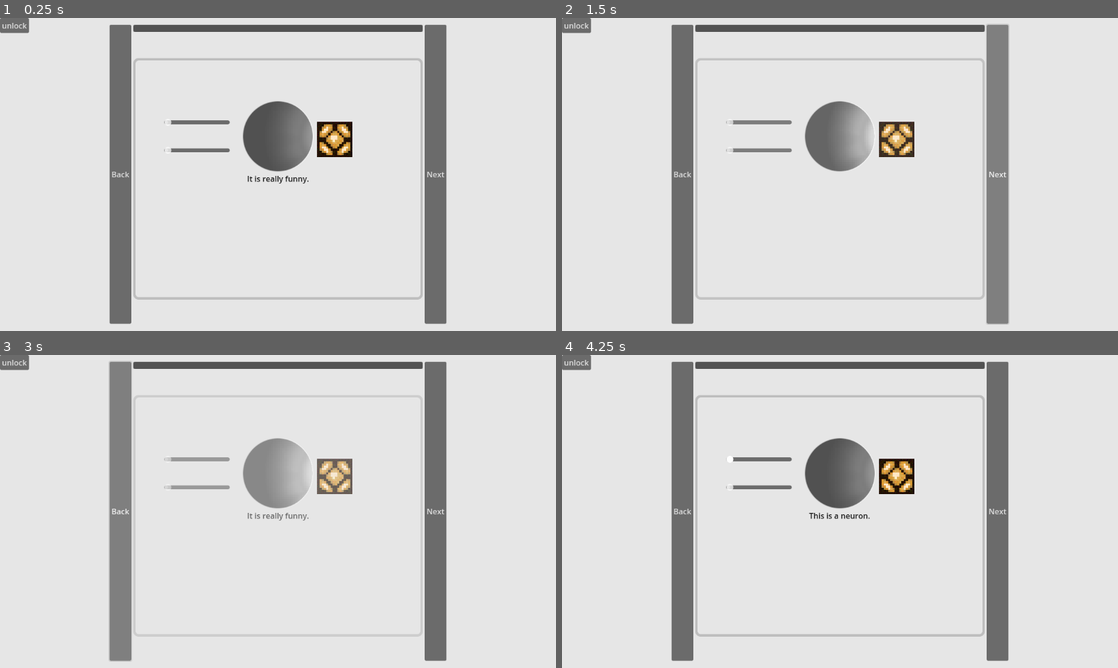
Above: before the commit, frames 1-4 (two rows, left to right).
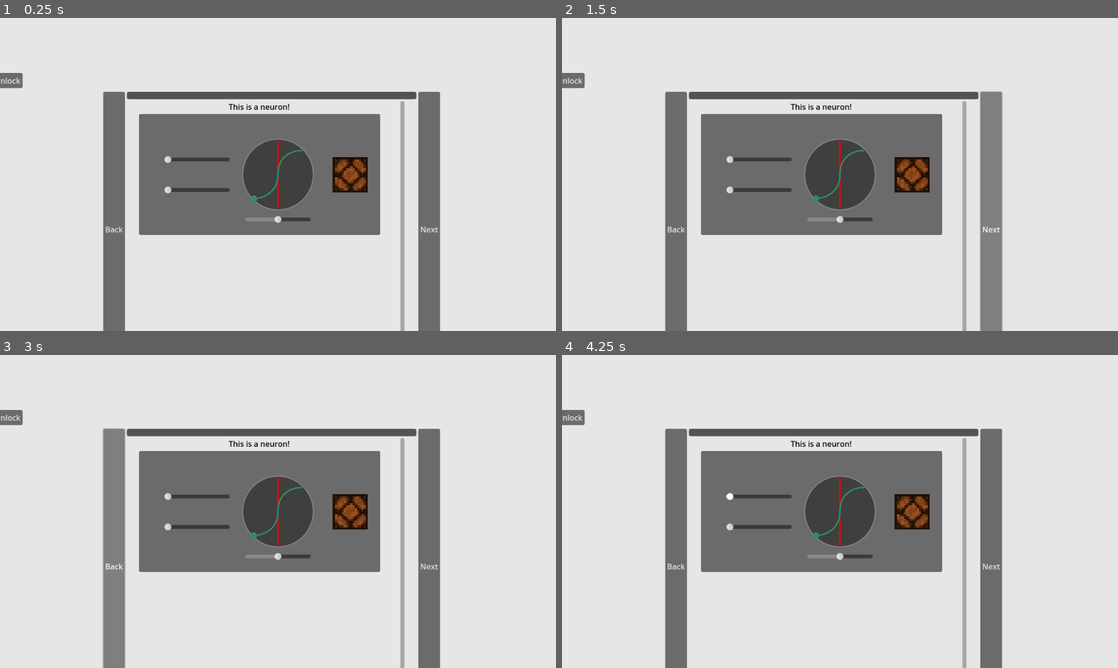
Above: after the commit, the same moments.

Repository: Iemontine/gamification-project
Game: Godot game, scene res://ui.tscn
The game is run twice, just before and just after one commit, with the same random seed, the same clock (stepped at 60 frames per second) and the same inputs.
Inputs (mouse positions are in pixels of both pictures, inside the frame that each line leads up to):
- Up to frame 1 (0.25 s): no input
- Up to frame 2 (1.5 s): click "Next" at 0.5 s; click "Next" at 1.25 s
- Up to frame 3 (3 s): click "unlock" at 2 s; click "Back" at 2.75 s
- Up to frame 4 (4.25 s): move the mouse to (962, 495) at 3.52 s; hold Right (ui_right) from 3.53 s (still down); hold Up (ui_up) from 3.53 s (still down); click (962, 495) at 3.67 s

The runs differ from the first frame. In frame 1, 26% of the frame differs, in the area x 0-81%, y 0-100%; in frame 2, 26%; in frame 3, 27%; in frame 4, 26%.

Commit message:
artificial neuron simulator development

Diff:
--- /dev/null
+++ b/neuron.gd
@@ -0,0 +1,43 @@
+extends Node2D
+
+var threshold: float = 1.0
+
+@onready var slider1: HSlider = $Slider1
+@onready var slider2: HSlider = $Slider2
+@onready var threshold_slider: HSlider = $ThresholdSlider
+@onready var threshold_line: Line2D = $ActivationFunction/Threshold
+@onready var lamp: Sprite2D = $Lamp
+@onready var activation_function: Path2D = $ActivationFunction
+@onready var path: Path2D = $ActivationFunction
+
+func _ready() -> void:
+	# Set up threshold slider range (max is 2.0 since both sliders can be 1.0)
+	threshold_slider.max_value = 2.0
+	threshold_slider.value = 1.0  # 50% of max
+	update_threshold_line()
+
+func _on_slider_changed(_value: float) -> void:
+	threshold = threshold_slider.value
+	var weighted_sum = calculate_weighted_sum()
+	update_neuron_state(weighted_sum)
+	update_graph_position(weighted_sum)
+	update_threshold_line()
+
+func calculate_weighted_sum() -> float:
+	return (slider1.value) + (slider2.value)
+
+func update_neuron_state(sum: float) -> void:
+	if sum >= threshold:  # Will activate when sum is 1.0 or greater (50% or more of max 2.0)
+		lamp.turn_on()
+	else:
+		lamp.turn_off()
+
+func update_graph_position(sum: float) -> void:
+	var progress = clamp(sum / 2.0, 0.0, 1.0)  # Changed to divide by 2.0 instead of THRESHOLD
+	var point_position = path.curve.sample_baked(progress * path.curve.get_baked_length())
+	$ActivationFunction/GraphPos.position = point_position
+
+func update_threshold_line() -> void:
+	var progress = clamp(threshold / 2.0, 0.0, 1.0)
+	var point = activation_function.curve.sample_baked(progress * activation_function.curve.get_baked_length())
+	threshold_line.position.x = point.x
--- a/neuron.tscn
+++ /dev/null
@@ -1,58 +0,0 @@
-[gd_scene load_steps=8 format=3 uid="uid://d2rto2wwl4q0"]
-
-[ext_resource type="Texture2D" uid="uid://bbrdr75s48geo" path="res://pixellight.png" id="1_mms1l"]
-[ext_resource type="Texture2D" uid="uid://ba3thwwlffu50" path="res://lampon.png" id="1_pliy4"]
-[ext_resource type="Script" uid="uid://bjxbv8yqv7a18" path="res://lamp.gd" id="2_j2aws"]
-
-[sub_resource type="Gradient" id="Gradient_hrwgj"]
-offsets = PackedFloat32Array(0.959432, 1)
-colors = PackedColorArray(0.31802, 0.31802, 0.31802, 1, 1, 1, 1, 0)
-
-[sub_resource type="GradientTexture2D" id="GradientTexture2D_mms1l"]
-gradient = SubResource("Gradient_hrwgj")
-width = 150
-height = 150
-fill = 1
-fill_from = Vector2(0.5, 0.5)
-fill_to = Vector2(0.9, 0.2)
-
-[sub_resource type="CanvasItemMaterial" id="CanvasItemMaterial_j2aws"]
-light_mode = 1
-
-[sub_resource type="Curve2D" id="Curve2D_j2aws"]
-_data = {
-"points": PackedVector2Array(0, 0, 0, 0, 50, -50, 2.91911, -52.8432, -2.91911, 52.8432, 0, -1, 0, 0, 0, 0, -55, 50)
-}
-point_count = 3
-
-[node name="Neuron" type="Node2D"]
-
-[node name="HSlider" type="HSlider" parent="."]
-offset_left = -236.0
-offset_top = -48.0
-offset_right = -100.0
-offset_bottom = -10.0
-
-[node name="HSlider2" type="HSlider" parent="."]
-offset_left = -236.0
-offset_top = 10.0
-offset_right = -100.0
-offset_bottom = 48.0
-
-[node name="Sprite2D" type="Sprite2D" parent="."]
-texture = SubResource("GradientTexture2D_mms1l")
-
-[node name="Lamp" type="Sprite2D" parent="."]
-material = SubResource("CanvasItemMaterial_j2aws")
-position = Vector2(118, 7)
-scale = Vector2(0.0608333, 0.0608333)
-texture = ExtResource("1_pliy4")
-script = ExtResource("2_j2aws")
-
-[node name="Light" type="PointLight2D" parent="Lamp"]
-position = Vector2(0, -65.7534)
-scale = Vector2(4.68493, 4.68493)
-texture = ExtResource("1_mms1l")
-
-[node name="Path2D" type="Path2D" parent="."]
-curve = SubResource("Curve2D_j2aws")
--- /dev/null
+++ b/neuron_slider.tscn
@@ -0,0 +1,122 @@
+[gd_scene load_steps=12 format=3 uid="uid://d2rto2wwl4q0"]
+
+[ext_resource type="Script" uid="uid://bhcutbc8g8em" path="res://neuron.gd" id="1_hmcdc"]
+[ext_resource type="Texture2D" uid="uid://ba3thwwlffu50" path="res://lampon.png" id="2_qagqb"]
+[ext_resource type="Script" path="res://lamp.gd" id="3_ril1o"]
+[ext_resource type="Texture2D" uid="uid://bbrdr75s48geo" path="res://pixellight.png" id="4_j2ct8"]
+
+[sub_resource type="Gradient" id="Gradient_hrwgj"]
+offsets = PackedFloat32Array(0.959432, 1)
+colors = PackedColorArray(0.248401, 0.2484, 0.2484, 1, 1, 1, 1, 0)
+
+[sub_resource type="GradientTexture2D" id="GradientTexture2D_mms1l"]
+gradient = SubResource("Gradient_hrwgj")
+width = 150
+height = 150
+fill = 1
+fill_from = Vector2(0.5, 0.5)
+fill_to = Vector2(0.9, 0.2)
+
+[sub_resource type="CanvasItemMaterial" id="CanvasItemMaterial_j2aws"]
+light_mode = 1
+
+[sub_resource type="Curve2D" id="Curve2D_j2aws"]
+_data = {
+"points": PackedVector2Array(0, 0, 0, 0, -50, 50, 0, 50, 0, -50, 0, -1, 0, 0, 0, 0, 50, -50)
+}
+point_count = 3
+
+[sub_resource type="GDScript" id="GDScript_hmcdc"]
+script/source = "@tool
+
+
+extends Path2D
+
+
+@onready var line_2d: Line2D = $Line2D
+
+
+func _ready() -> void:
+	if line_2d:
+		var points = curve.get_baked_points()
+		line_2d.points = points
+"
+
+[sub_resource type="Gradient" id="Gradient_hmcdc"]
+offsets = PackedFloat32Array(0.959432, 1)
+colors = PackedColorArray(0.188235, 0.54902, 0.427451, 1, 1, 1, 1, 0)
+
+[sub_resource type="GradientTexture2D" id="GradientTexture2D_qagqb"]
+gradient = SubResource("Gradient_hmcdc")
+width = 70
+height = 70
+fill = 1
+fill_from = Vector2(0.5, 0.5)
+fill_to = Vector2(0.9, 0.2)
+
+[node name="NeuronSlider" type="Node2D"]
+script = ExtResource("1_hmcdc")
+
+[node name="Slider1" type="HSlider" parent="."]
+offset_left = -236.0
+offset_top = -50.0
+offset_right = -100.0
+offset_bottom = -12.0
+max_value = 1.0
+step = 0.05
+
+[node name="Slider2" type="HSlider" parent="."]
+offset_left = -236.0
+offset_top = 13.0
+offset_right = -100.0
+offset_bottom = 51.0
+max_value = 1.0
+step = 0.05
+
+[node name="Neuron" type="Sprite2D" parent="."]
+texture = SubResource("GradientTexture2D_mms1l")
+
+[node name="Lamp" type="Sprite2D" parent="."]
+material = SubResource("CanvasItemMaterial_j2aws")
+position = Vector2(150, 1)
+scale = Vector2(0.0608333, 0.0608333)
+texture = ExtResource("2_qagqb")
+script = ExtResource("3_ril1o")
+
+[node name="Light" type="PointLight2D" parent="Lamp"]
+position = Vector2(0, -65.7534)
+scale = Vector2(4.68493, 4.68493)
+texture = ExtResource("4_j2ct8")
+
+[node name="ThresholdSlider" type="HSlider" parent="."]
+offset_left = -68.0
+offset_top = 74.0
+offset_right = 68.0
+offset_bottom = 112.0
+max_value = 1.0
+step = 0.05
+value = 0.5
+
+[node name="ActivationFunction" type="Path2D" parent="."]
+curve = SubResource("Curve2D_j2aws")
+script = SubResource("GDScript_hmcdc")
+
+[node name="GraphPos" type="Sprite2D" parent="ActivationFunction"]
+scale = Vector2(0.2, 0.2)
+texture = SubResource("GradientTexture2D_qagqb")
+
+[node name="Threshold" type="Line2D" parent="ActivationFunction"]
+points = PackedVector2Array(0, 70, 0, -70)
+width = 3.025
+default_color = Color(1, 0, 0, 1)
+
+[node name="Line2D" type="Line2D" parent="ActivationFunction"]
+points = PackedVector2Array(-50, 50, -47.8516, 49.8594, -45.3857, 49.5781, -42.1875, 49.0625, -38.4033, 48.2422, -34.1797, 47.0469, -29.6631, 45.4063, -27.3407, 44.397, -25, 43.25, -22.6593, 41.9565, -20.3369, 40.5078, -18.0511, 38.895, -15.8203, 37.1094, -13.6627, 35.1421, -11.5967, 32.9844, -9.6405, 30.6274, -7.8125, 28.0625, -6.13098, 25.2808, -4.61426, 22.2734, -3.28064, 19.0317, -2.14844, 15.5469, -1.23596, 11.8101, -0.561523, 7.8125, -0.143433, 3.54541, 0, -1, 0.143433, -5.53967, 0.561523, -9.79004, 1.23596, -13.7606, 2.14844, -17.4609, 3.28064, -20.9005, 4.61426, -24.0889, 6.13098, -27.0355, 7.8125, -29.75, 9.6405, -32.2418, 11.5967, -34.5205, 13.6627, -36.5956, 15.8203, -38.4766, 18.0511, -40.173, 20.3369, -41.6943, 22.6593, -43.0502, 25, -44.25, 27.3407, -45.3033, 29.6631, -46.2197, 34.1797, -47.6797, 38.4033, -48.7061, 42.1875, -49.375, 45.3857, -49.7627, 47.8516, -49.9453, 50, -50)
+width = 3.0
+default_color = Color(0.188235, 0.54902, 0.427451, 1)
+
+[node name="Camera2D" type="Camera2D" parent="."]
+
+[connection signal="value_changed" from="Slider1" to="." method="_on_slider_changed"]
+[connection signal="value_changed" from="Slider2" to="." method="_on_slider_changed"]
+[connection signal="value_changed" from="ThresholdSlider" to="." method="_on_slider_changed"]
--- a/scripts/ui.gd
+++ b/scripts/ui.gd
@@ -15,7 +15,7 @@
 var is_animating = false
 
 
-@onready var container = $MarginContainer/CenterContainer/GridContainer/VBoxContainer/CenterContainer
+@onready var container = $MarginContainer/CenterContainer/GridContainer/VBoxContainer/AspectRatioContainer
 @onready var progress_bar = $MarginContainer/CenterContainer/GridContainer/VBoxContainer/ProgressBar
 @onready var back_button: Button = $MarginContainer/CenterContainer/GridContainer/BackButton
 @onready var next_button: Button = $MarginContainer/CenterContainer/GridContainer/NextButton
@@ -46,10 +46,10 @@
 	if is_animating:
 		return
 
-	if event.is_action_pressed("ui_down") or (event is InputEventMouseButton and event.button_index == MOUSE_BUTTON_WHEEL_DOWN):
-		navigate(1)
-	elif event.is_action_pressed("ui_up") or (event is InputEventMouseButton and event.button_index == MOUSE_BUTTON_WHEEL_UP):
-		navigate(-1)
+	# if event.is_action_pressed("ui_down") or (event is InputEventMouseButton and event.button_index == MOUSE_BUTTON_WHEEL_DOWN):
+	# 	navigate(1)
+	# elif event.is_action_pressed("ui_up") or (event is InputEventMouseButton and event.button_index == MOUSE_BUTTON_WHEEL_UP):
+	# 	navigate(-1)
 
 
 func _on_next_button_pressed():
--- a/ui.tscn
+++ b/ui.tscn
@@ -1,23 +1,24 @@
-[gd_scene load_steps=6 format=3 uid="uid://cptj3m7nmaarl"]
+[gd_scene load_steps=8 format=3 uid="uid://cptj3m7nmaarl"]
 
-[ext_resource type="PackedScene" uid="uid://d2rto2wwl4q0" path="res://neuron.tscn" id="1_fyqef"]
+[ext_resource type="PackedScene" uid="uid://d2rto2wwl4q0" path="res://neuron_slider.tscn" id="1_fyqef"]
 [ext_resource type="Script" uid="uid://b7je2mjbc7mpj" path="res://scripts/ui.gd" id="1_m6e0p"]
-[ext_resource type="PackedScene" uid="uid://2ybr30vvokrg" path="res://network.tscn" id="2_27fn8"]
+[ext_resource type="Script" uid="uid://budj5i72ek58w" path="res://addons/SmoothScroll/SmoothScrollContainer.gd" id="2_nltto"]
+[ext_resource type="Script" uid="uid://bkacjpeepn4sq" path="res://addons/SmoothScroll/scroll_damper/expo_scroll_damper.gd" id="3_ibotj"]
 
-[sub_resource type="StyleBoxFlat" id="StyleBoxFlat_drk0o"]
-bg_color = Color(0.6, 0.6, 0.6, 0)
-border_width_left = 5
-border_width_top = 5
-border_width_right = 5
-border_width_bottom = 5
-border_color = Color(0.74558, 0.74558, 0.74558, 1)
-corner_radius_top_left = 10
-corner_radius_top_right = 10
-corner_radius_bottom_right = 10
-corner_radius_bottom_left = 10
+[sub_resource type="Resource" id="Resource_n5ude"]
+script = ExtResource("3_ibotj")
+friction = 4.0
+minimum_velocity = 0.4
+rebound_strength = 7.0
 
-[sub_resource type="LabelSettings" id="LabelSettings_drk0o"]
-font_color = Color(0.118581, 0.118581, 0.118581, 1)
+[sub_resource type="Resource" id="Resource_y4yjw"]
+script = ExtResource("3_ibotj")
+friction = 4.0
+minimum_velocity = 0.4
+rebound_strength = 7.0
+
+[sub_resource type="LabelSettings" id="LabelSettings_nltto"]
+font_color = Color(0, 0, 0, 1)
 
 [node name="Ui2" type="Control"]
 layout_mode = 3
@@ -52,115 +53,44 @@
 [node name="VBoxContainer" type="VBoxContainer" parent="MarginContainer/CenterContainer/GridContainer"]
 layout_mode = 2
 
-[node name="PanelContainer" type="PanelContainer" parent="MarginContainer/CenterContainer/GridContainer/VBoxContainer"]
+[node name="ProgessContainer" type="PanelContainer" parent="MarginContainer/CenterContainer/GridContainer/VBoxContainer"]
 layout_mode = 2
 
-[node name="ProgressBar" type="ProgressBar" parent="MarginContainer/CenterContainer/GridContainer/VBoxContainer/PanelContainer"]
+[node name="ProgressBar" type="ProgressBar" parent="MarginContainer/CenterContainer/GridContainer/VBoxContainer/ProgessContainer"]
 custom_minimum_size = Vector2(600, 15)
 layout_mode = 2
 show_percentage = false
 
-[node name="CenterContainer" type="CenterContainer" parent="MarginContainer/CenterContainer/GridContainer/VBoxContainer"]
-custom_minimum_size = Vector2(0, 600)
+[node name="AspectRatioContainer" type="AspectRatioContainer" parent="MarginContainer/CenterContainer/GridContainer/VBoxContainer"]
 layout_mode = 2
 
-[node name="Page1" type="CenterContainer" parent="MarginContainer/CenterContainer/GridContainer/VBoxContainer/CenterContainer"]
-custom_minimum_size = Vector2(0, 600)
+[node name="Page1" type="ScrollContainer" parent="MarginContainer/CenterContainer/GridContainer/VBoxContainer/AspectRatioContainer"]
+custom_minimum_size = Vector2(500, 550)
+layout_mode = 2
+vertical_scroll_mode = 2
+script = ExtResource("2_nltto")
+wheel_scroll_damper = SubResource("Resource_n5ude")
+dragging_scroll_damper = SubResource("Resource_y4yjw")
+metadata/_custom_type_script = "uid://budj5i72ek58w"
+
+[node name="VBoxContainer" type="VBoxContainer" parent="MarginContainer/CenterContainer/GridContainer/VBoxContainer/AspectRatioContainer/Page1"]
 layout_mode = 2
 
-[node name="Section1" type="Control" parent="MarginContainer/CenterContainer/GridContainer/VBoxContainer/CenterContainer/Page1"]
-visible = false
+[node name="Label" type="Label" parent="MarginContainer/CenterContainer/GridContainer/VBoxContainer/AspectRatioContainer/Page1/VBoxContainer"]
 layout_mode = 2
+mouse_filter = 1
+text = "This is a neuron!"
+label_settings = SubResource("LabelSettings_nltto")
+horizontal_alignment = 1
+vertical_alignment = 1
 
-[node name="Panel" type="Panel" parent="MarginContainer/CenterContainer/GridContainer/VBoxContainer/CenterContainer/Page1/Section1"]
-custom_minimum_size = Vector2(600, 500)
+[node name="Panel" type="Panel" parent="MarginContainer/CenterContainer/GridContainer/VBoxContainer/AspectRatioContainer/Page1/VBoxContainer"]
+custom_minimum_size = Vector2(500, 250)
 layout_mode = 2
-offset_left = -300.0
-offset_top = -250.0
-offset_right = 300.0
-offset_bottom = 250.0
-theme_override_styles/panel = SubResource("StyleBoxFlat_drk0o")
+mouse_filter = 1
 
-[node name="Label" type="Label" parent="MarginContainer/CenterContainer/GridContainer/VBoxContainer/CenterContainer/Page1/Section1"]
-layout_mode = 2
-offset_left = -64.0
-offset_top = -12.0
-offset_right = 63.0
-offset_bottom = 11.0
-text = "This is a neuron."
-label_settings = SubResource("LabelSettings_drk0o")
-
-[node name="Neuron" parent="MarginContainer/CenterContainer/GridContainer/VBoxContainer/CenterContainer/Page1/Section1" instance=ExtResource("1_fyqef")]
-position = Vector2(0, -88)
-
-[node name="Section2" type="Control" parent="MarginContainer/CenterContainer/GridContainer/VBoxContainer/CenterContainer/Page1"]
-layout_mode = 2
-
-[node name="Panel" type="Panel" parent="MarginContainer/CenterContainer/GridContainer/VBoxContainer/CenterContainer/Page1/Section2"]
-custom_minimum_size = Vector2(600, 500)
-layout_mode = 2
-offset_left = -300.0
-offset_top = -250.0
-offset_right = 300.0
-offset_bottom = 250.0
-theme_override_styles/panel = SubResource("StyleBoxFlat_drk0o")
-
-[node name="Label" type="Label" parent="MarginContainer/CenterContainer/GridContainer/VBoxContainer/CenterContainer/Page1/Section2"]
-layout_mode = 2
-offset_left = -64.0
-offset_top = -12.0
-offset_right = 63.0
-offset_bottom = 11.0
-text = "It is really funny."
-label_settings = SubResource("LabelSettings_drk0o")
-
-[node name="Neuron" parent="MarginContainer/CenterContainer/GridContainer/VBoxContainer/CenterContainer/Page1/Section2" instance=ExtResource("1_fyqef")]
-position = Vector2(0, -88)
-
-[node name="Page2" type="CenterContainer" parent="MarginContainer/CenterContainer/GridContainer/VBoxContainer/CenterContainer"]
-visible = false
-custom_minimum_size = Vector2(0, 600)
-layout_mode = 2
-
-[node name="Panel" type="Panel" parent="MarginContainer/CenterContainer/GridContainer/VBoxContainer/CenterContainer/Page2"]
-custom_minimum_size = Vector2(600, 500)
-layout_mode = 2
-theme_override_styles/panel = SubResource("StyleBoxFlat_drk0o")
-
-[node name="VBoxContainer" type="VBoxContainer" parent="MarginContainer/CenterContainer/GridContainer/VBoxContainer/CenterContainer/Page2"]
-custom_minimum_size = Vector2(200, 0)
-layout_mode = 2
-
-[node name="Control" type="AspectRatioContainer" parent="MarginContainer/CenterContainer/GridContainer/VBoxContainer/CenterContainer/Page2/VBoxContainer"]
-clip_contents = true
-custom_minimum_size = Vector2(532.86, 300)
-layout_mode = 2
-
-[node name="Network" parent="MarginContainer/CenterContainer/GridContainer/VBoxContainer/CenterContainer/Page2/VBoxContainer/Control" instance=ExtResource("2_27fn8")]
-scale = Vector2(0.462552, 0.462552)
-
-[node name="Label" type="Label" parent="MarginContainer/CenterContainer/GridContainer/VBoxContainer/CenterContainer/Page2/VBoxContainer"]
-layout_mode = 2
-text = "This is the text on page 2"
-label_settings = SubResource("LabelSettings_drk0o")
-
-[node name="Page3" type="CenterContainer" parent="MarginContainer/CenterContainer/GridContainer/VBoxContainer/CenterContainer"]
-visible = false
-custom_minimum_size = Vector2(0, 600)
-layout_mode = 2
-
-[node name="Panel" type="Panel" parent="MarginContainer/CenterContainer/GridContainer/VBoxContainer/CenterContainer/Page3"]
-custom_minimum_size = Vector2(600, 500)
-layout_mode = 2
-theme_override_styles/panel = SubResource("StyleBoxFlat_drk0o")
-
-[node name="VBoxContainer" type="VBoxContainer" parent="MarginContainer/CenterContainer/GridContainer/VBoxContainer/CenterContainer/Page3"]
-layout_mode = 2
-
-[node name="Label" type="Label" parent="MarginContainer/CenterContainer/GridContainer/VBoxContainer/CenterContainer/Page3/VBoxContainer"]
-layout_mode = 2
-text = "This is the text on page 3"
-label_settings = SubResource("LabelSettings_drk0o")
+[node name="NeuronSlider" parent="MarginContainer/CenterContainer/GridContainer/VBoxContainer/AspectRatioContainer/Page1/VBoxContainer/Panel" instance=ExtResource("1_fyqef")]
+position = Vector2(288.195, 125)
 
 [node name="NextButton" type="Button" parent="MarginContainer/CenterContainer/GridContainer"]
 layout_mode = 2
Not shown, added: neuron.gd.uid
